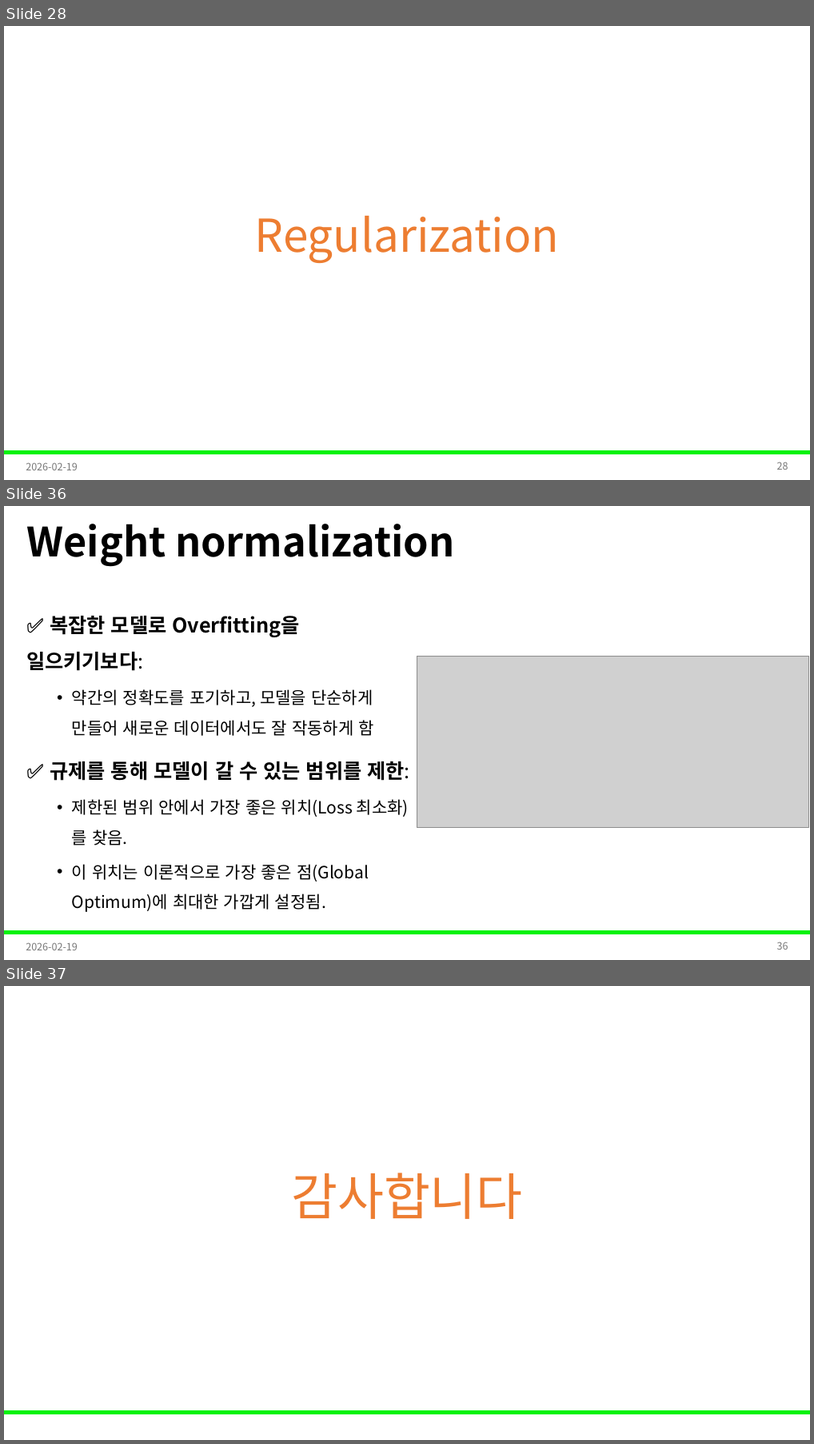
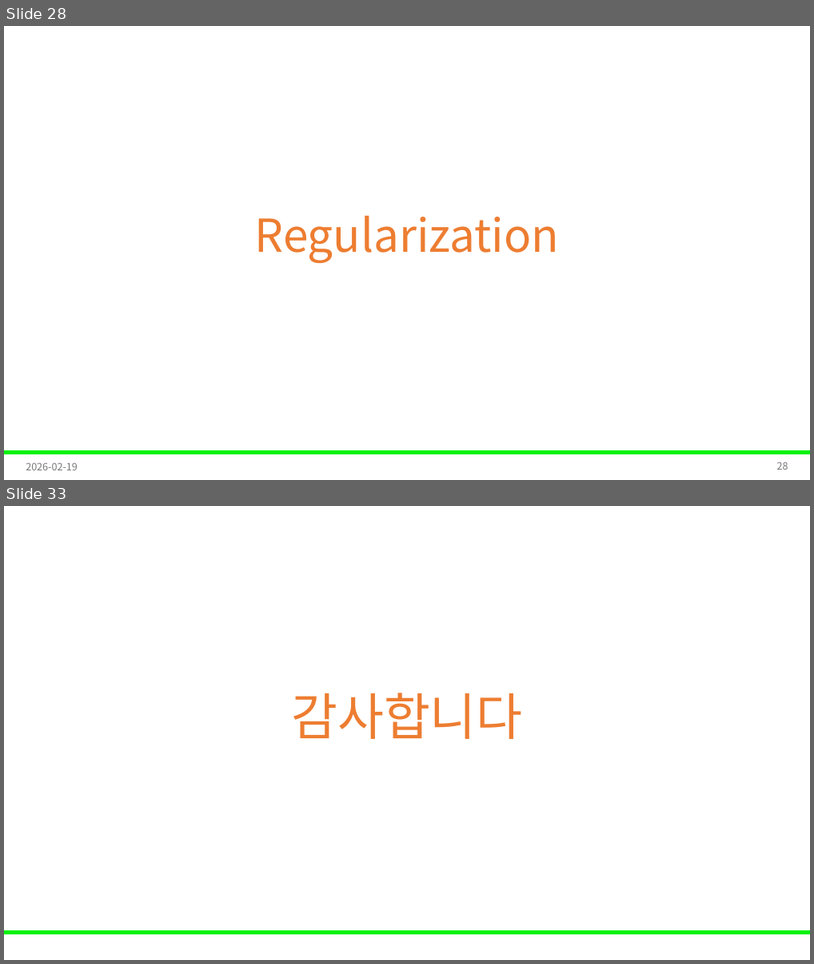
Before and after one commit to Leader-Lesson/KDT_RE_5th, a slide deck: material/5_AI/11_딥러닝 학습 안정화 전략.pptx. Shown one above the other, each under a label of ours: slides 28, 36 and 37 before the commit, slides 28 and 33 after it; the slides between them are not shown. The pictures are 814x1444 and 814x964 pixels, drawn with LibreOffice and Linux fonts; fonts in the diff are those of the drawing; grey boxes stand for pictures; background and template pictures are left out. Boxes give left, top, right and bottom in pixels: in the first picture for what was removed or moved away, otherwise in the second. Text is boxed around its words. In the diff, an @@ line names an element or a change of style, - is before the commit and + after.

```diff
--- a/material/5_AI/11_딥러닝 학습 안정화 전략.pptx
+++ b/material/5_AI/11_딥러닝 학습 안정화 전략.pptx
@@ slide 36 removed at [4,506,810,960], background #FFFFFF; not listed: 1 template element that a slide beside it also shows @@
@@ title removed at [26,524,454,567] @@
-Weight normalization
@@ text removed at [26,616,409,881] @@
-✅ 복잡한 모델로 Overfitting을 일으키기보다:
-  • 약간의 정확도를 포기하고, 모델을 단순하게 만들어 새로운 데이터에서도 잘 작동하게 함
-✅ 규제를 통해 모델이 갈 수 있는 범위를 제한:
-  • 제한된 범위 안에서 가장 좋은 위치(Loss 최소화)를 찾음.
-  • 이 위치는 이론적으로 가장 좋은 점(Global Optimum)에 최대한 가깝게 설정됨.
@@ picture removed at [417,656,809,828] @@
@@ text removed at [26,942,78,950] @@
-2026-02-19
@@ page number removed at [778,941,789,949] @@
-36
@@ what was slide 37 is now slide 33 @@
```
Also in this commit, not shown: 10 slides changed, 1 slide added, 4 other slides removed, 8 other files.
